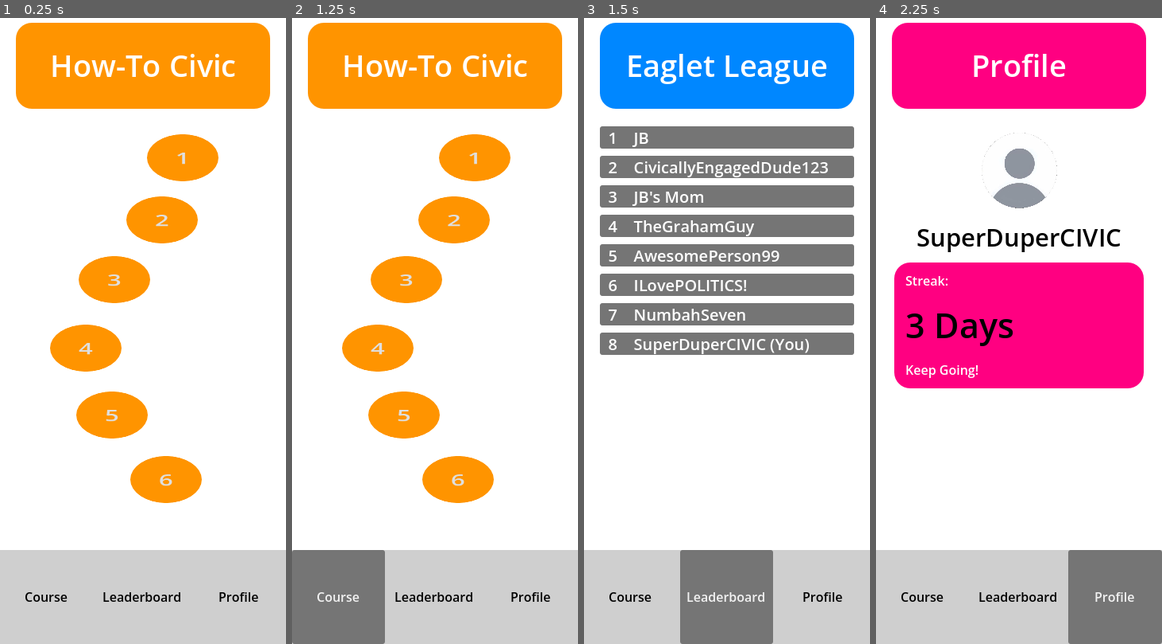
Above: before the commit, frames 1-4 (left to right).
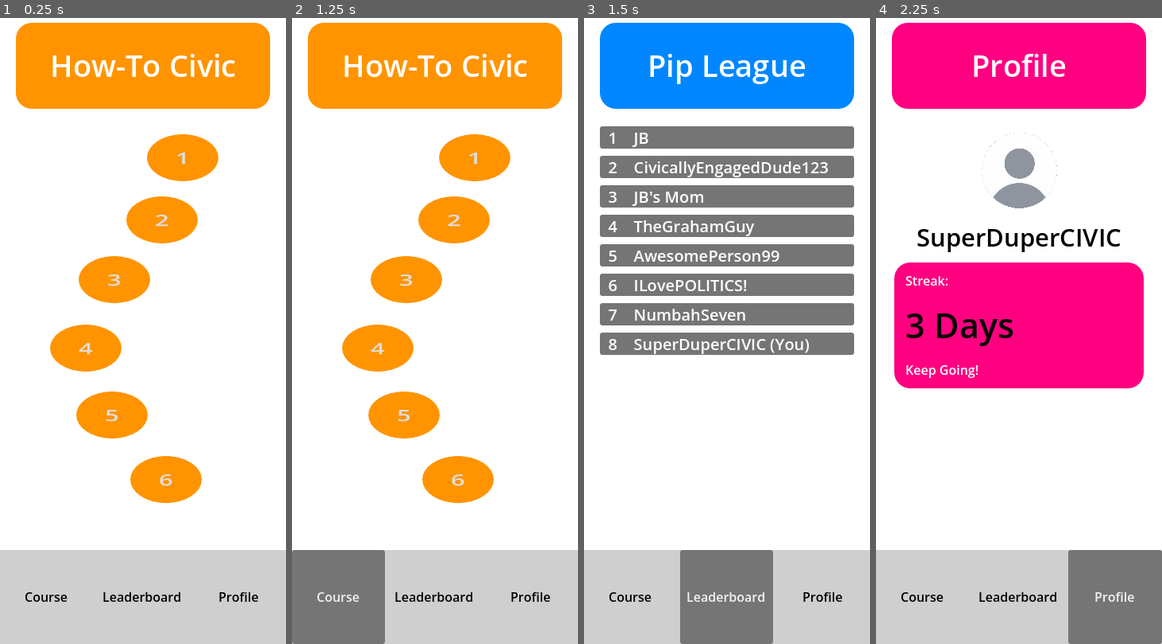
Above: after the commit, the same moments.

Repository: lyhottag13/principled-innovation
Game: Godot game, scene res://control.tscn
Same seed, same stepped clock (60 frames per second), same inputs: the game is played once before the commit and once after it.
Inputs:
- Up to frame 1 (0.25 s): no input
- Up to frame 2 (1.25 s): click "Course" at 0.5 s
- Up to frame 3 (1.5 s): click "Leaderboard" at 1.25 s
- Up to frame 4 (2.25 s): click "Profile" at 2 s

Frames 1-2 are identical in both runs. In frame 3, 1.3% of the frame differs, in the area x 15-85%, y 5-11%; in frame 4, nothing differs.

Commit message:
Reexport

Diff:
--- a/control.tscn
+++ b/control.tscn
@@ -367,7 +367,7 @@
 size_flags_vertical = 1
 theme_override_font_sizes/font_size = 38
 theme_override_styles/normal = SubResource("StyleBoxFlat_qtu10")
-text = "Eaglet League"
+text = "Pip League"
 horizontal_alignment = 1
 vertical_alignment = 1
 
Not shown, changed: docs/index.pck
